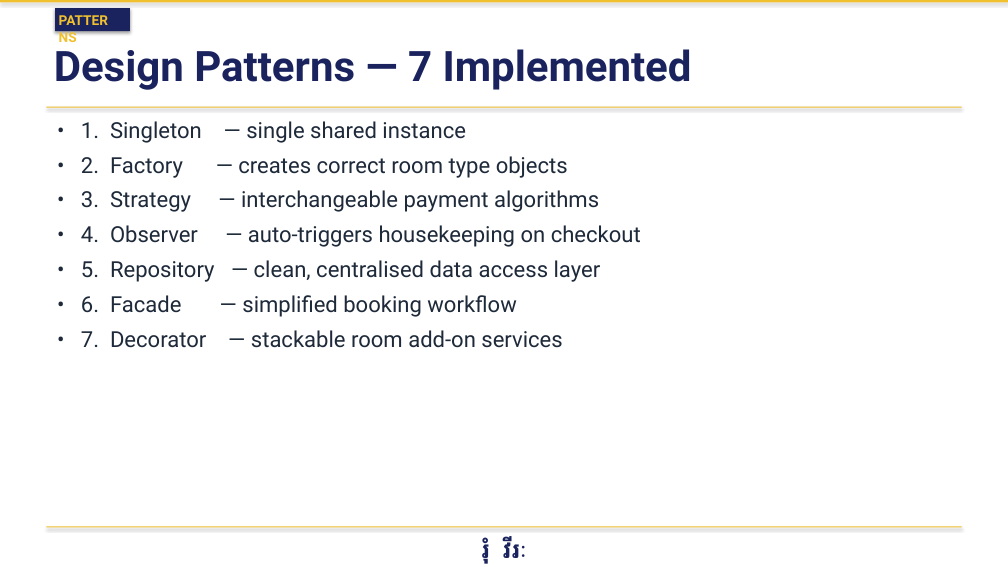
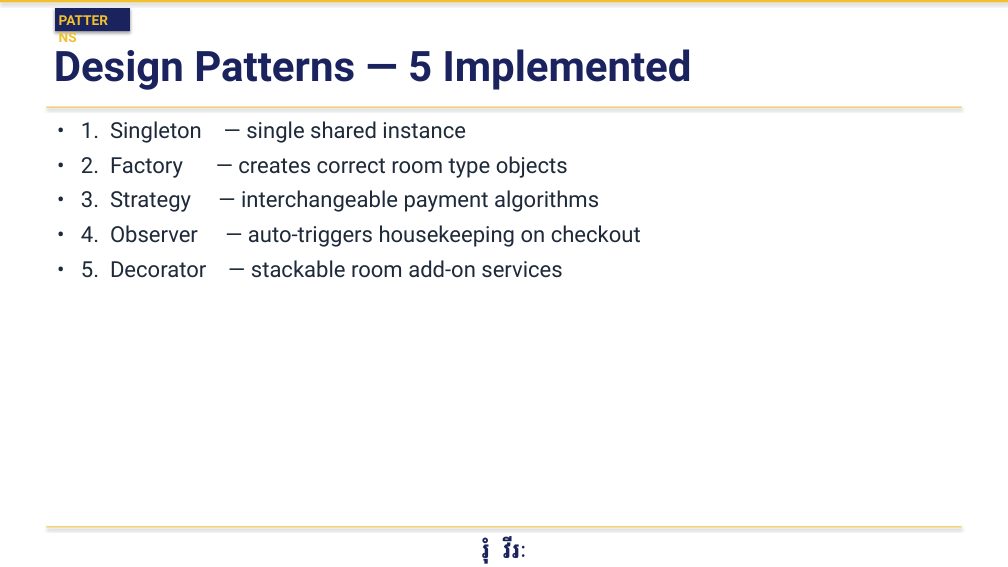
Before and after one commit to Vireakrom/hotel-management-system-OOAD, a slide deck: slide 16 of Documentation/HotelManagementSystem.pptx. Drawn at 1008x567 pixels with LibreOffice and Linux fonts; fonts in the diff are those of the drawing. Boxes give left, top, right and bottom in pixels: in the first picture for what was removed or moved away, otherwise in the second. Text is boxed around its words. In the diff, an @@ line names an element or a change of style, - is before the commit and + after.

```diff
--- a/Documentation/HotelManagementSystem.pptx
+++ b/Documentation/HotelManagementSystem.pptx
@@ text at [54,49,692,90]: text changed @@
-Design Patterns — 7 Implemented
+Design Patterns — 5 Implemented
@@ text at [81,260,562,278]: text changed @@
-• 5. Repository — clean, centralised data access layer
-• 6. Facade — simplified booking workflow
-• 7. Decorator — stackable room add-on services
+• 5. Decorator — stackable room add-on services
```
Also in this commit, not shown: 13 other slides changed, 13 other files.
